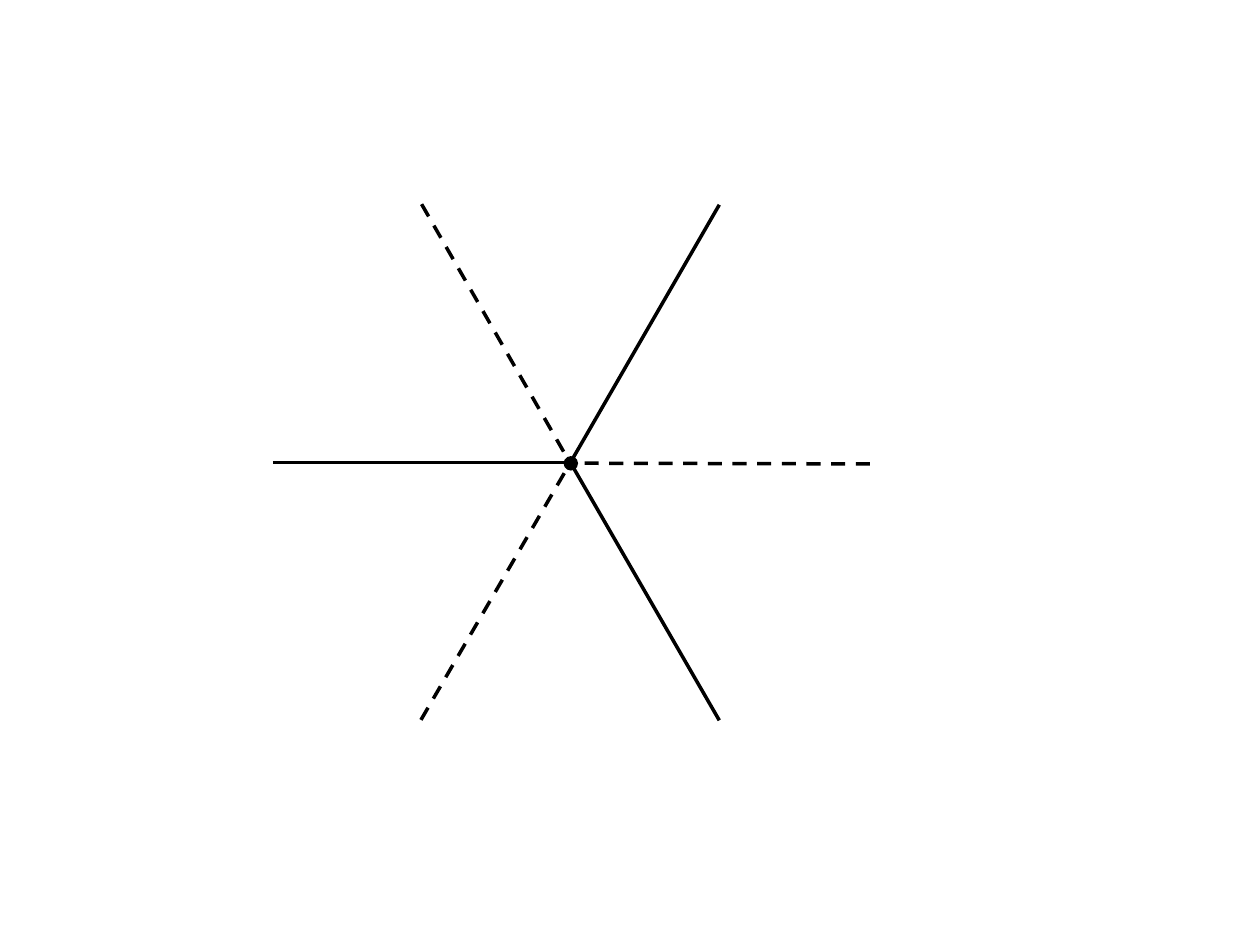
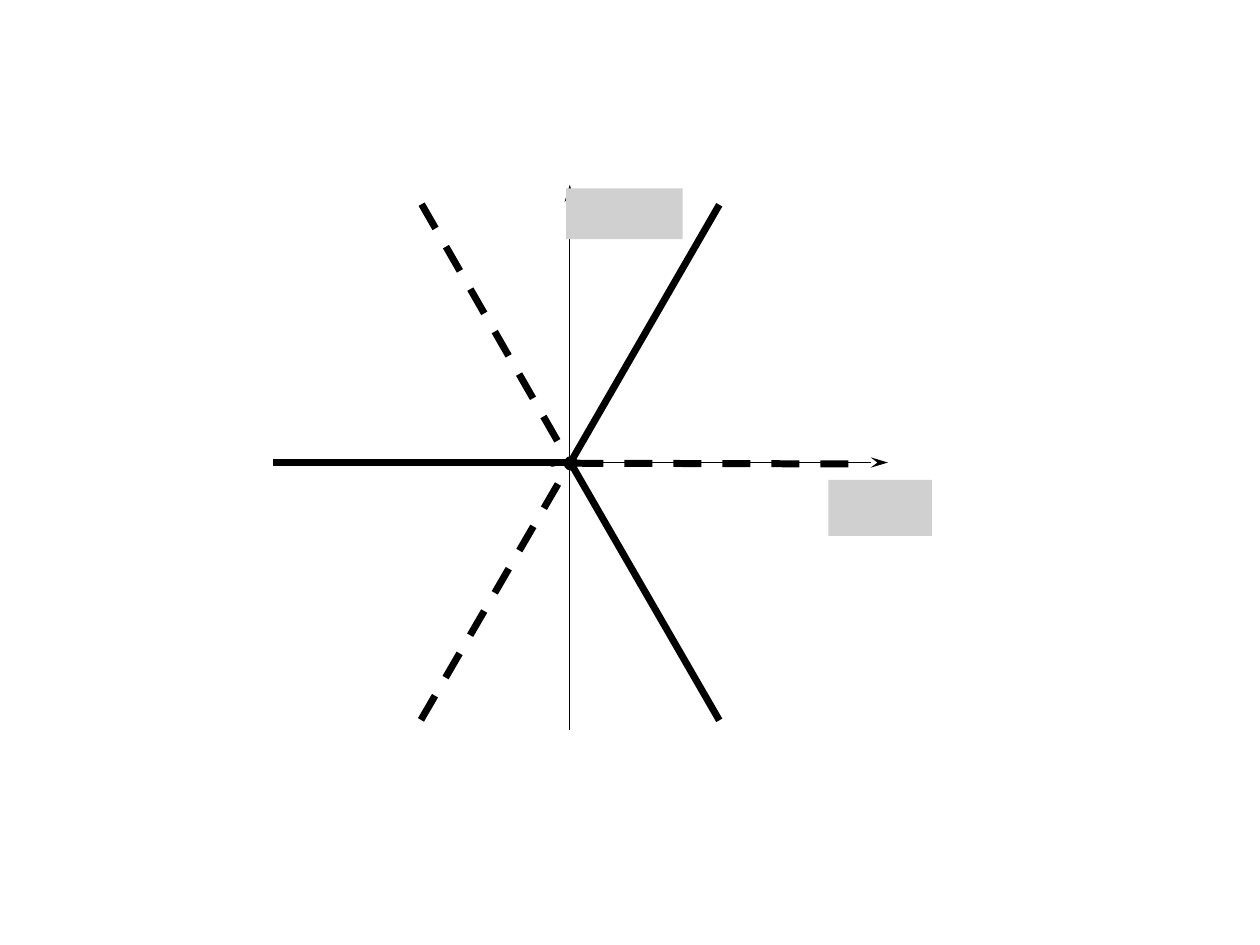
Before and after one commit to akutlin/diploma, a slide deck: slide 4 of images/images.pptx. Drawn at 1260x945 pixels with LibreOffice and Linux fonts; fonts in the diff are those of the drawing; grey boxes stand for pictures. Boxes give left, top, right and bottom in pixels: in the first picture for what was removed or moved away, otherwise in the second. Text is boxed around its words. In the diff, an @@ line names an element or a change of style, - is before the commit and + after.

```diff
--- a/images/images.pptx
+++ b/images/images.pptx
@@ line (422, 204) - (570, 462): stroke #000000 2 pt dashed to #000000 4 pt dashed @@
@@ picture added at bbox=[566, 188, 683, 238] @@
@@ arrow added from (570, 731) to (570, 185), #000000 0.75 pt @@
@@ line (719, 205) - (571, 462): stroke #000000 2 pt to #000000 4 pt @@
@@ line (273, 462) - (571, 462): stroke #000000 2 pt to #000000 4 pt @@
@@ arrow added from (343, 462) to (888, 462), #000000 0.75 pt @@
@@ line (421, 719) - (571, 462): stroke #000000 2 pt dashed to #000000 4 pt dashed @@
@@ line moved from (869, 464) - (572, 464) to (848, 464) - (551, 464) @@
@@ line (848, 464) - (551, 464): stroke #000000 2 pt dashed to #000000 4 pt dashed @@
@@ line (719, 721) - (571, 462): stroke #000000 2 pt to #000000 4 pt @@
@@ picture added at bbox=[828, 480, 931, 536] @@
```
Also in this commit, not shown: 1 slide added, 32 other files.
